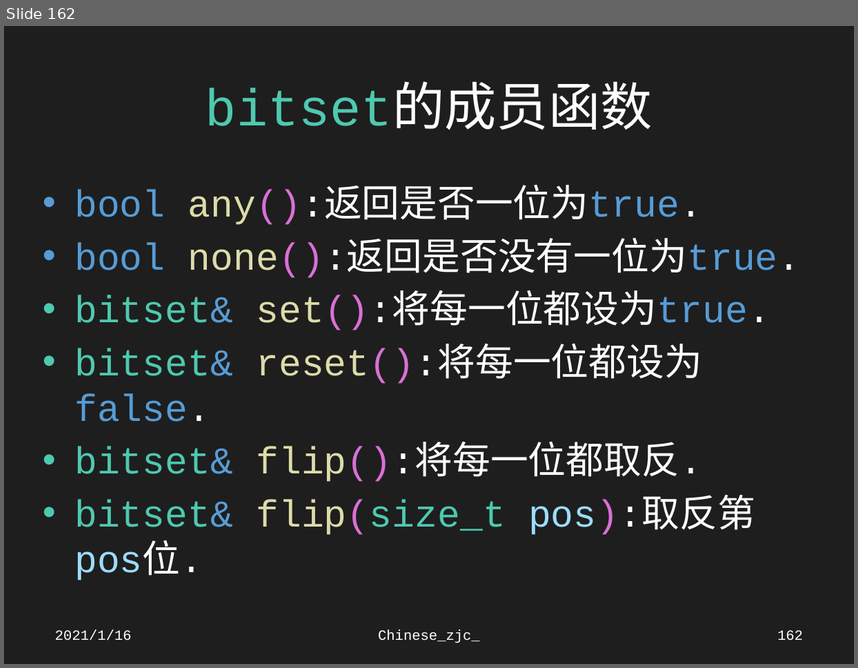
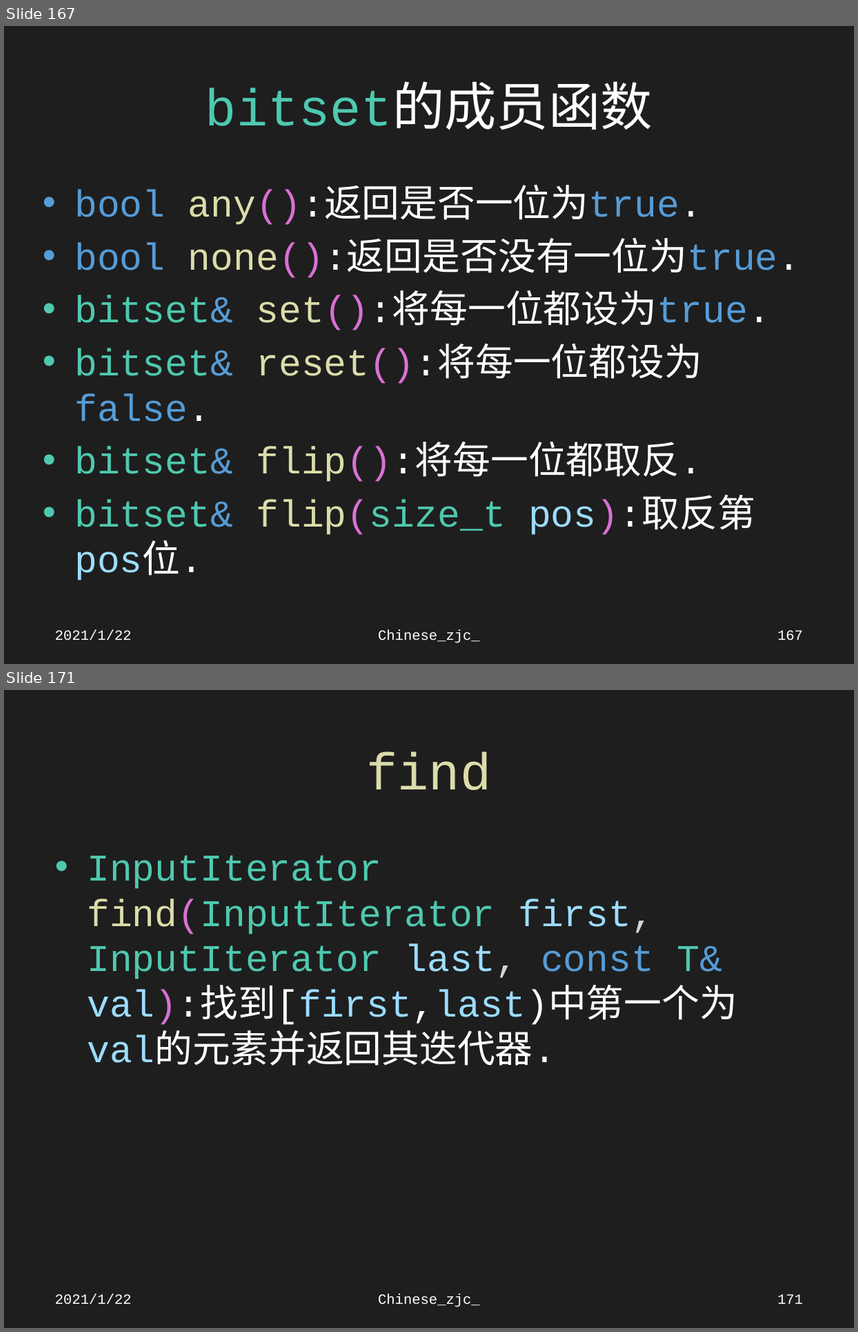
Before and after one commit to Chinesezjc/Solved-Problems, a slide deck: STL.pptx. Shown one above the other, each under a label of ours: slide 162 before the commit, slides 167 and 171 after it; the slides between them are not shown. The pictures are 858x668 and 858x1332 pixels, drawn with LibreOffice and Linux fonts; fonts in the diff are those of the drawing. Boxes give left, top, right and bottom in pixels: in the first picture for what was removed or moved away, otherwise in the second. Text is boxed around its words. In the diff, an @@ line names an element or a change of style, - is before the commit and + after.

Commit message:
Chinese_zjc_

```diff
--- a/STL.pptx
+++ b/STL.pptx
@@ slide 171 added at [4, 690, 854, 1328], background #1E1E1E @@
@@ title added at [367, 751, 492, 790], 44 pt, text #DCDCAA @@
+find
@@ text added at [87, 855, 737, 1065], 32 pt, text #4EC9B0 @@
+• InputIterator find(InputIterator first, InputIterator last, const T& val):找到[first,last)中第一个为val的元素并返回其迭代器.
@@ text added at [55, 1293, 132, 1304], 12 pt, text #FFFFFF @@
+2021/1/22
@@ text added at [378, 1293, 480, 1307], 12 pt, text #FFFFFF @@
+Chinese_zjc_
@@ page number added at [777, 1294, 803, 1303], 12 pt, text #FFFFFF @@
+171
@@ what was slide 162 is now slide 167 @@
@@ slide 167 changed as well @@
@@ text at [55, 629, 132, 640]: text changed @@
-2021/1/16
+2021/1/22
@@ page number at [777, 630, 803, 639]: text changed @@
-162
+167
```
Also in this commit, not shown: 163 other slides changed, 85 other slides added, 42 other files.
